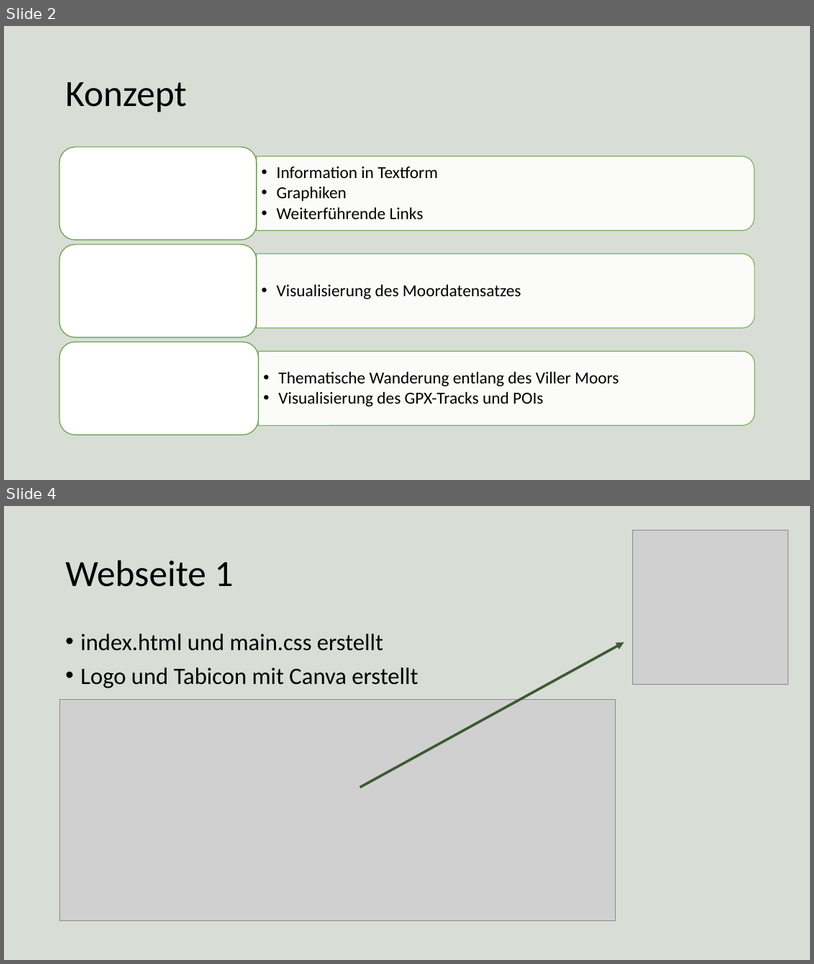
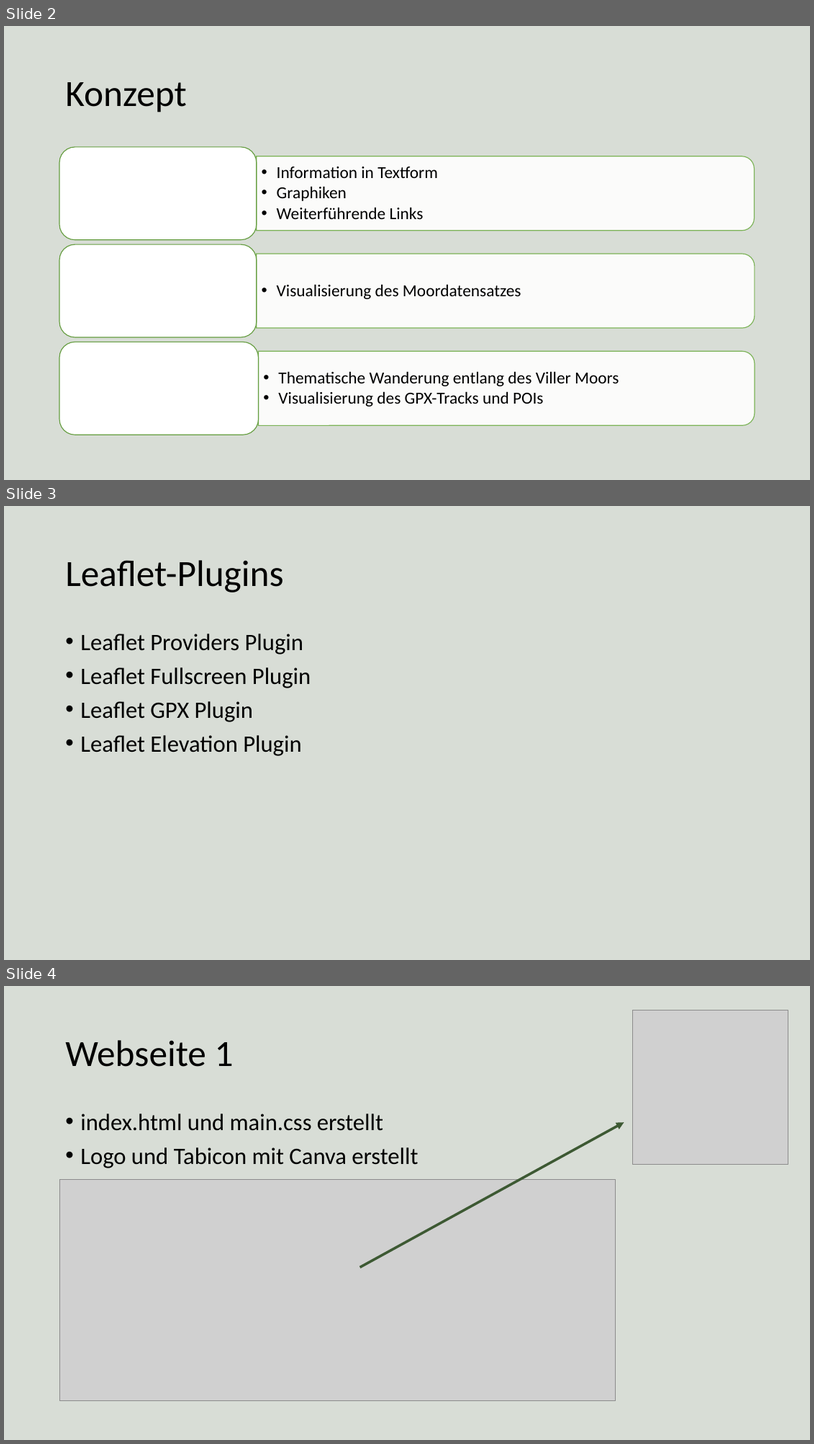
Before and after one commit to MoTouLaTirol/MoTouLaTirol.github.io, a slide deck: folien.pptx. Shown one above the other, each under a label of ours: slides 2 and 4 before the commit, slides 2, 3 and 4 after it; the slides between them are not shown. The pictures are 814x964 and 814x1444 pixels, drawn with LibreOffice and Linux fonts; fonts in the diff are those of the drawing; grey boxes stand for pictures. Boxes give left, top, right and bottom in pixels: in the first picture for what was removed or moved away, otherwise in the second. Text is boxed around its words. In the diff, an @@ line names an element or a change of style, - is before the commit and + after.

```diff
--- a/folien.pptx
+++ b/folien.pptx
@@ slide 3 added at (4,506,810,960), background #3D5933 at 20% opacity @@
@@ title added at (65,560,283,592), 44 pt, text #000000 @@
+Leaflet-Plugins
@@ text added at (80,633,311,756), 28 pt, text #000000 @@
+• Leaflet Providers Plugin
+• Leaflet Fullscreen Plugin
+• Leaflet GPX Plugin
+• Leaflet Elevation Plugin
```
Also in this commit, not shown: 4 other slides added, 1 slide removed.
